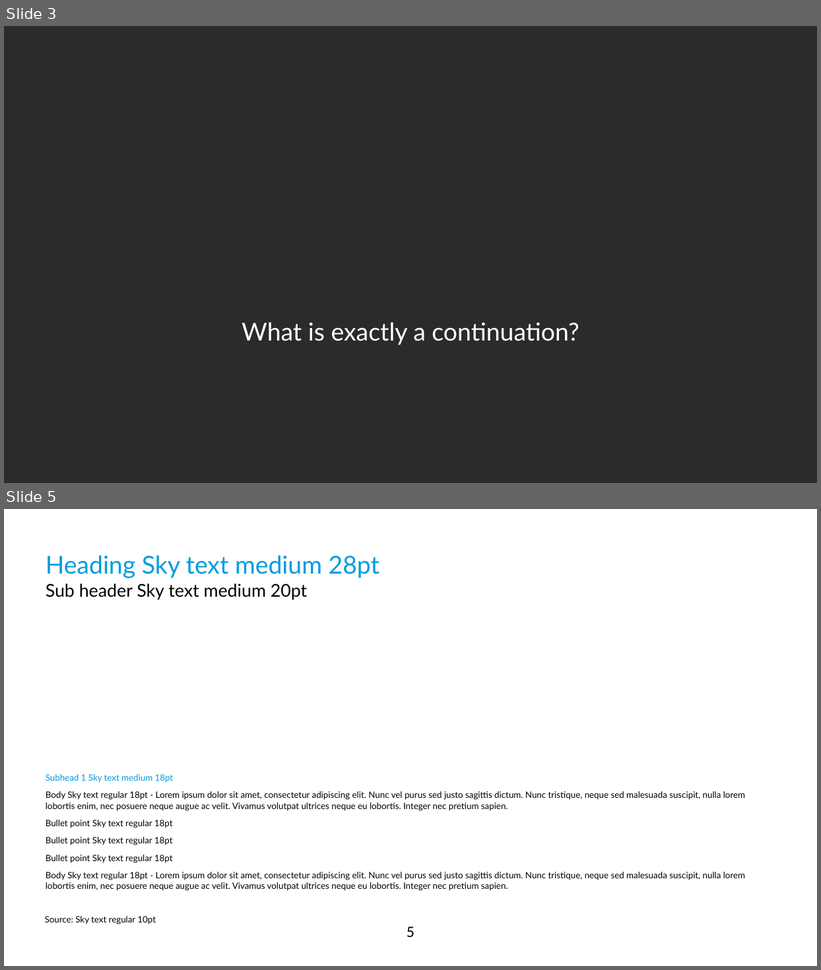
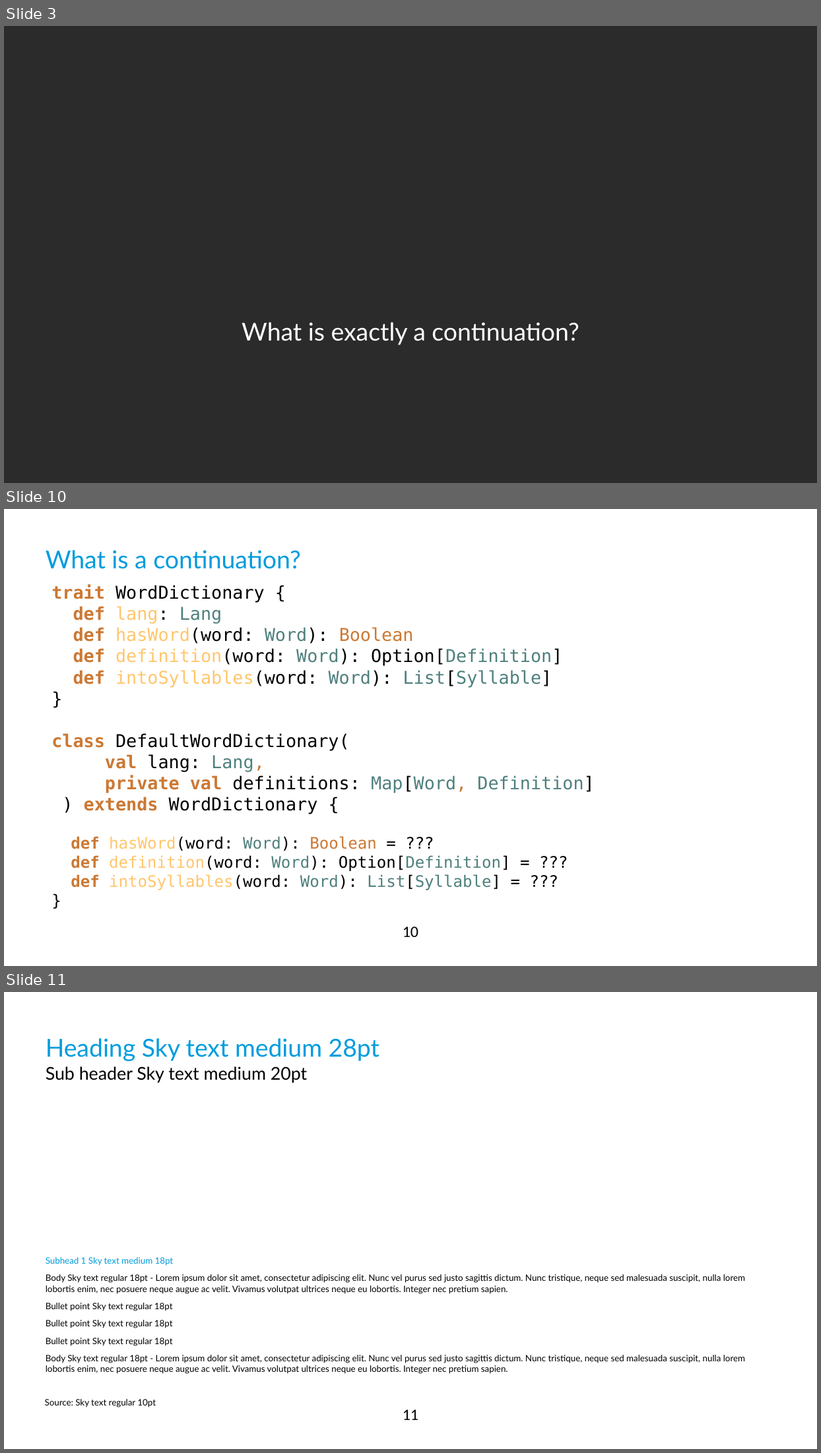
Before and after one commit to qqupp/continuations-playground, a slide deck: docs/diy-continuations.pptx. Shown one above the other, each under a label of ours: slides 3 and 5 before the commit, slides 3, 10 and 11 after it; the slides between them are not shown. The pictures are 821x970 and 821x1453 pixels, drawn with LibreOffice and Linux fonts; fonts in the diff are those of the drawing; background and template pictures are left out; a plain dark background stands for a picture behind light text. Boxes give left, top, right and bottom in pixels: in the first picture for what was removed or moved away, otherwise in the second. Text is boxed around its words. In the diff, an @@ line names an element or a change of style, - is before the commit and + after.

```diff
--- a/docs/diy-continuations.pptx
+++ b/docs/diy-continuations.pptx
@@ slide 10 added at (x1=4, y1=509, x2=817, y2=966), background #FFFFFF; not listed: 1 template element that a slide beside it also shows @@
@@ title added at (x1=46, y1=550, x2=300, y2=569), 28 pt, text #009CDD @@
+What is a continuation?
@@ text added at (x1=52, y1=585, x2=594, y2=890), 20 pt, text #000000 @@
+trait WordDictionary {
+def lang: Lang
+def hasWord(word: Word): Boolean
+def definition(word: Word): Option[Definition]
+def intoSyllables(word: Word): List[Syllable]
+}
+class DefaultWordDictionary(
+val lang: Lang,
+private val definitions: Map[Word, Definition]
+) extends WordDictionary {
+def hasWord(word: Word): Boolean = ???
+def definition(word: Word): Option[Definition] = ???
+def intoSyllables(word: Word): List[Syllable] = ???
+}
@@ what was slide 5 is now slide 11 @@
@@ page number at (x1=403, y1=1410, x2=418, y2=1420): text changed @@
-5
+11
```
Also in this commit, not shown: 1 slide changed, 5 other slides added, 4 other files.
